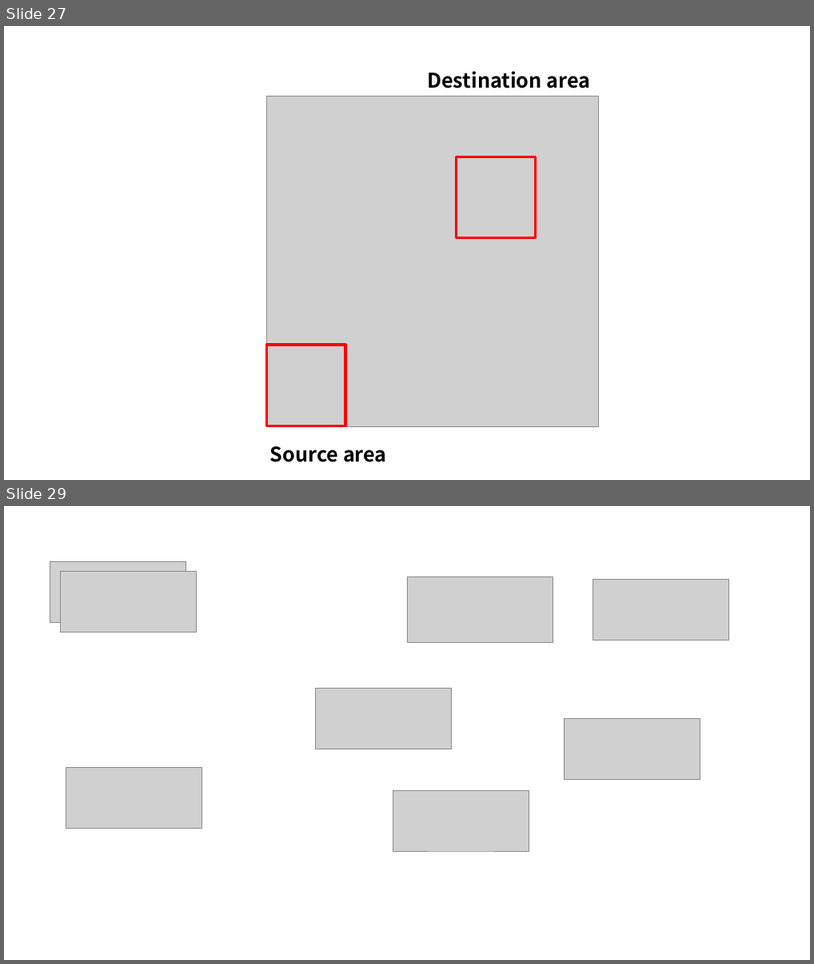
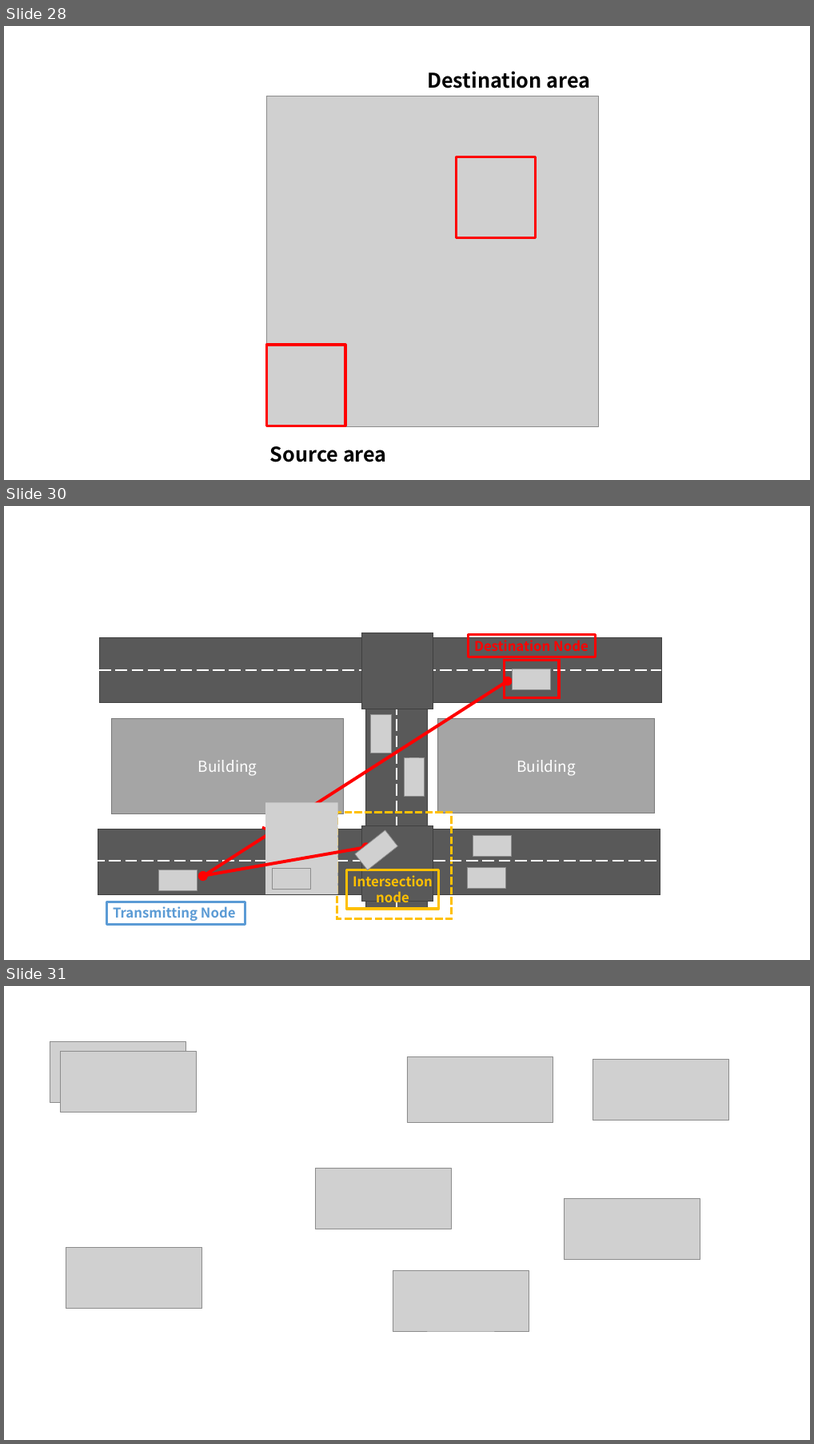
Before and after one commit to shutoushu/Latex, a slide deck: ICACT2022/学会資料.pptx. Shown one above the other, each under a label of ours: slides 27 and 29 before the commit, slides 28, 30 and 31 after it; the slides between them are not shown. The pictures are 814x964 and 814x1444 pixels, drawn with LibreOffice and Linux fonts; fonts in the diff are those of the drawing; grey boxes stand for pictures. Boxes give left, top, right and bottom in pixels: in the first picture for what was removed or moved away, otherwise in the second. Text is boxed around its words. In the diff, an @@ line names an element or a change of style, - is before the commit and + after.

```diff
--- a/ICACT2022/学会資料.pptx
+++ b/ICACT2022/学会資料.pptx
@@ slide 30 added at (4, 506, 810, 960), background #FFFFFF @@
@@ group added at (93, 632, 664, 924): 12 rectangles, 9 pictures, 3 lines, 2 double arrows, 1 arc (boxed as its full ellipse) @@
+Building
+Building
+Transmitting Node
+Destination Node
+Intersection node
@@ line added from (661, 862) to (4, 862), #FFFFFF 1.75 pt dashed @@
@@ what was slide 27 is now slide 28 @@
@@ what was slide 29 is now slide 31 @@
```
Also in this commit, not shown: 2 slides changed, 2 other slides added, 45 other files.
